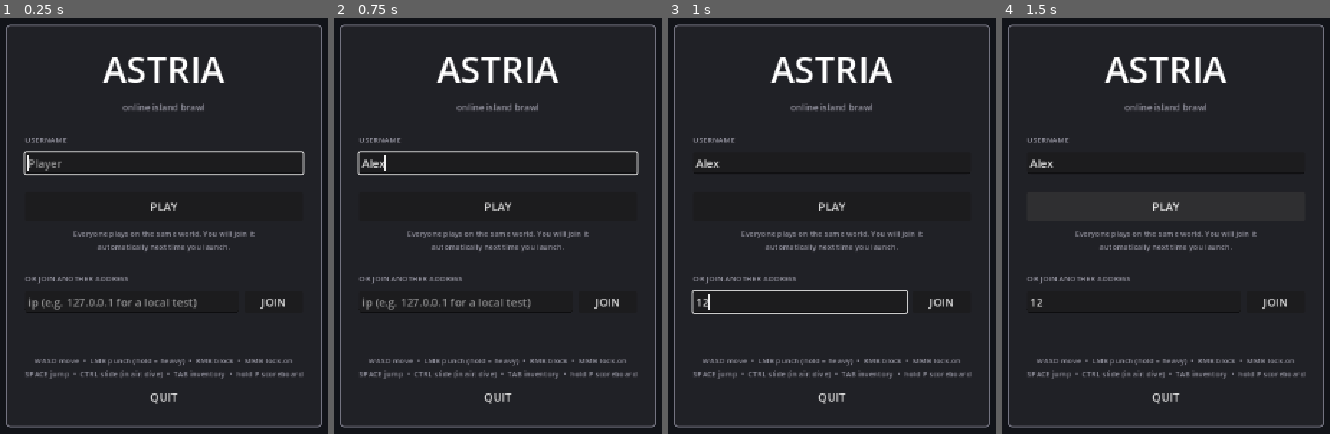
Above: before the commit, frames 1-4 (left to right).
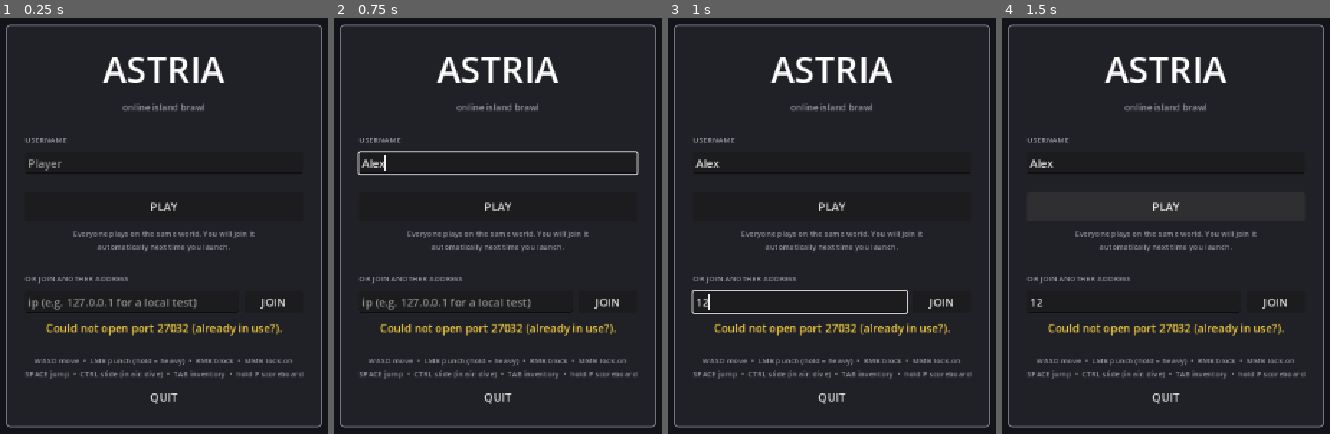
Above: after the commit, the same moments.

Repository: therealssorw/astria
Game: Godot game, scene res://scenes/ui/main_menu.tscn
The game is run twice, just before and just after one commit, with the same random seed, the same clock (stepped at 60 frames per second) and the same inputs. A sky picture missing from this copy of the repository is replaced by a grey-blue gradient. Sound files missing from this copy of the repository are replaced by a short silence.
Inputs (mouse positions are in pixels of both pictures, inside the frame that each line leads up to):
- Up to frame 1 (0.25 s): no input
- Up to frame 2 (0.75 s): click (498, 163) at 0.52 s; type "Alex" at 0.6 s
- Up to frame 3 (1 s): click (799, 300) at 0.75 s; type "12" at 0.83 s
- Up to frame 4 (1.5 s): click "PLAY" at 1.25 s

The runs differ from the first frame. In frame 1, 1.7% of the frame differs, in the area x 7-93%, y 31-77%; in frame 2, 0.9%; in frame 3, 0.9%; in frame 4, 0.9%.

Commit message:
Host locally when playing from the editor
Co-Authored-By: Claude Opus 5 <noreply@anthropic.com>

Diff:
--- a/scripts/ui/main_menu.gd
+++ b/scripts/ui/main_menu.gd
@@ -4,6 +4,9 @@
 ## straight into it and never sees this screen. It is shown when there is no
 ## saved username yet, and whenever a connection drops or fails -- with the
 ## reason, so a dead server reads as an error rather than a hang.
+##
+## Running from the editor hosts locally instead of joining that box, so a test
+## run never disturbs the live world (and works with the server down).
 ##
 ## A dedicated server build (feature tag "server", or the --server flag) skips
 ## the UI entirely and hosts headlessly from here.
@@ -43,6 +46,11 @@
 		status_label.text = Net.last_error
 		Net.last_error = ""
 	if _handle_cli_args() or returned_with_error:
+		return
+	# Playing from the editor is development, not playing the live game: host
+	# locally so a test run never touches the dedicated box (and works offline).
+	if OS.has_feature("editor"):
+		_on_host_pressed()
 		return
 	# A player who has been here before goes straight in; a new one gets to
 	# pick a name first, because it is what the scoreboard shows everyone else.
Not shown, changed: CLAUDE.md
